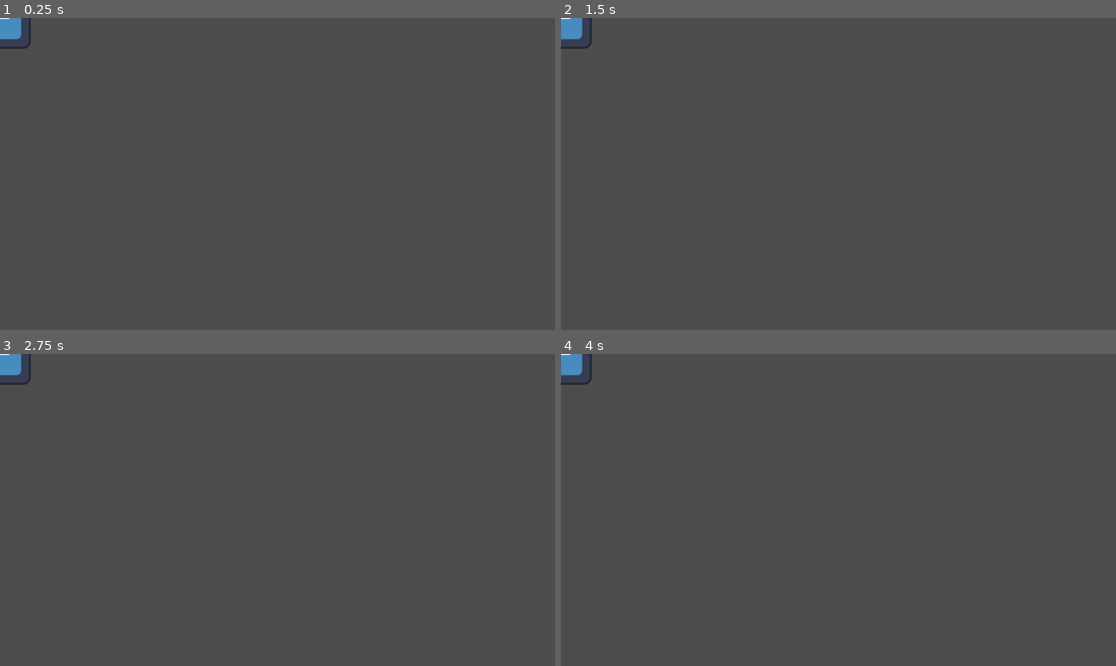
Above: before the commit, frames 1-4 (two rows, left to right).
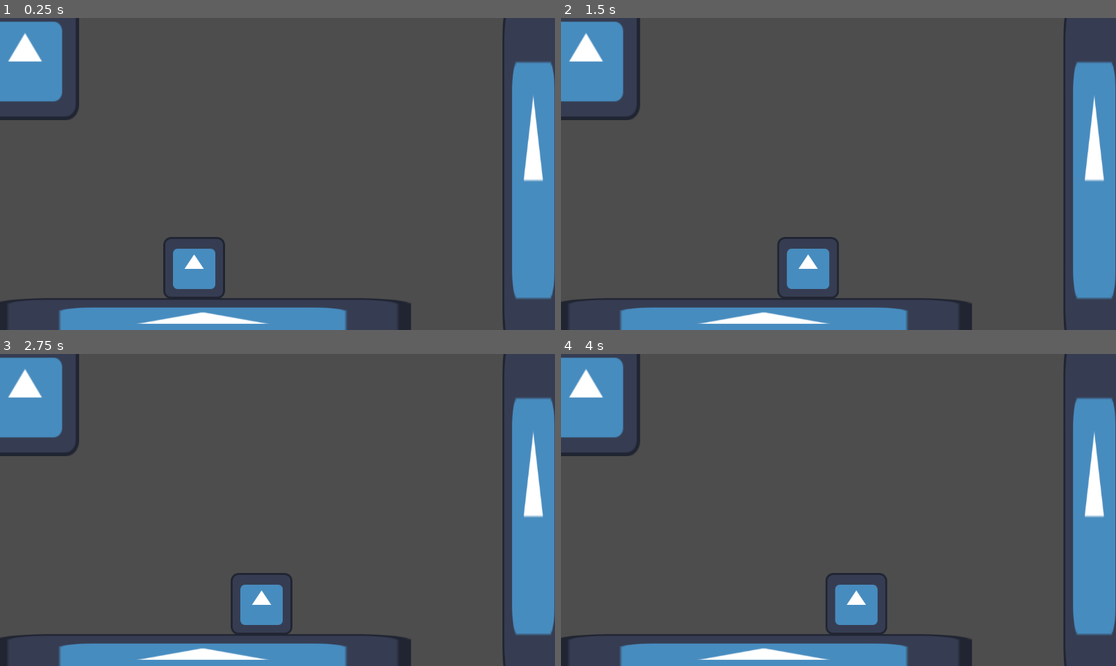
Above: after the commit, the same moments.

Repository: GamedevSuicraft/Laboratorio-de-Sistemas-de-Godot
Game: Godot game, scene res://tests/TestScene.tscn
Same seed, same stepped clock (60 frames per second), same inputs: the game is played once before the commit and once after it. The project has no main scene, so this scene is started directly. The engine's default icon, where the game draws it, is replaced by a stand-in: a white triangle on a blue panel in a dark square.
Inputs:
- Up to frame 1 (0.25 s): no input
- Up to frame 2 (1.5 s): tap Enter (ui_accept) at 0.5, 0.6, 0.77, 1.07, 1.35 s; hold Right (ui_right) 0.53-1.28 s; hold Left (ui_left) from 1.28 s (still down)
- Up to frame 3 (2.75 s): tap Enter (ui_accept) at 1.52, 1.82, 2.1 s; release Left (ui_left) at 2.03 s; hold Right (ui_right) from 2.03 s (still down)
- Up to frame 4 (4 s): tap Enter (ui_accept) at 2.85, 3.02, 3.32, 3.6, 3.77 s; release Right (ui_right) at 3.53 s; hold Left (ui_left) from 3.53 s (still down)

The runs differ from the first frame. In frame 1, 15% of the frame differs, in the area x 0-100%, y 0-100%; in frame 2, 15%; in frame 3, 15%; in frame 4, 15%.

Commit message:
Inventory System + 2d platformer movement + 2d rpg movement + 3d movement

Diff:
--- /dev/null
+++ b/2d_systems/Movement/Platformer/PlatformerMovementComponent.gd
@@ -0,0 +1,21 @@
+class_name PlatformerMovementComponent extends Node
+
+@export var speed: float = 200.0
+@export var jump_velocity: float = 800.0
+@export var gravity_multiplier: float = 1.0
+
+
+func move_and_jump(body: CharacterBody2D, direction_x: float, jump_pressed: bool, delta: float) -> void:
+	var gravity = ProjectSettings.get_setting("physics/2d/default_gravity") * gravity_multiplier
+
+	# Apply gravity
+	if not body.is_on_floor():
+		body.velocity.y += gravity * delta
+
+	# Jump
+	if jump_pressed and body.is_on_floor():
+		body.velocity.y = -jump_velocity  # In 2D the y-axis is inverted (points down)
+
+	# Horizontal movement
+	body.velocity.x = direction_x * speed
+	body.move_and_slide()
--- /dev/null
+++ b/2d_systems/Movement/Platformer/PlatformerMovementComponent.tscn
@@ -0,0 +1,6 @@
+[gd_scene format=3 uid="uid://d2bbqd4k8drb4"]
+
+[ext_resource type="Script" uid="uid://brurjxwkhi0c" path="res://2d_systems/Movement/Platformer/PlatformerMovementComponent.gd" id="1_adbom"]
+
+[node name="PlatformerMovementComponent" type="Node" unique_id=1594160203]
+script = ExtResource("1_adbom")
--- /dev/null
+++ b/2d_systems/Movement/TopDown/TopDownMovementComponent.gd
@@ -0,0 +1,7 @@
+class_name TopDownMovementComponent extends Node
+
+@export var speed: float = 200.0
+
+func move(body: CharacterBody2D, direction: Vector2):
+	body.velocity = direction.normalized() * speed
+	body.move_and_slide()
--- /dev/null
+++ b/2d_systems/Movement/TopDown/TopDownMovementComponent.tscn
@@ -0,0 +1,3 @@
+[gd_scene format=3 uid="uid://c7mfcsftdo58v"]
+
+[node name="TopDownMovementComponent" type="Node" unique_id=2059961166]
--- /dev/null
+++ b/3d_systems/Movement/VelocityComponent3D.gd
@@ -0,0 +1,22 @@
+class_name VelocityComponent3D extends Node
+
+@export var speed: float = 10.0
+@export var jump_velocity: float = 800
+@export var gravity_multiplier: float = 1.0
+
+
+func move_and_jump(body: CharacterBody3D, direction: Vector3, jump_pressed: bool, delta: float) -> void:
+	var gravity = ProjectSettings.get_setting("physics/3d/default_gravity") * gravity_multiplier
+
+	# Apply gravity
+	if not body.is_on_floor():
+		body.velocity.y -= gravity * delta
+
+	# Jump
+	if jump_pressed and body.is_on_floor():
+		body.velocity.y = jump_velocity
+
+	# Horizontal movement
+	body.velocity.x = direction.x * speed
+	body.velocity.z = direction.z * speed
+	body.move_and_slide()
--- /dev/null
+++ b/3d_systems/Movement/VelocityComponent3D.tscn
@@ -0,0 +1,3 @@
+[gd_scene format=3 uid="uid://csnqxrc8mlvaq"]
+
+[node name="VelocityComponent3d" type="Node" unique_id=1731084662]
--- a/generic_systems/InventorySystem/InventoryComponent.gd
+++ b/generic_systems/InventorySystem/InventoryComponent.gd
@@ -4,6 +4,7 @@
 
 @export var max_slots: int = 10
 @export var slots: Array[InventorySlot] = []
+
 
 func add_item(item: GameItem, amount: int = 1) -> bool:
 	# add items in existing slots
@@ -30,3 +31,31 @@
 
 	inventory_changed.emit()
 	return true
+
+
+func remove_item_from_slot(slot: InventorySlot, amount: int = 1):
+	if not slots.has(slot):
+		print("This slot is not owned by this inventory")
+		return
+
+	if amount > slot.quantity:
+		print("The amount to remove is bigger than the quantity in the slot")
+		return
+
+	slot.quantity -= amount
+
+	if slot.quantity <= 0:
+		slots.erase(slot)
+
+	inventory_changed.emit()
+
+
+func clar_slot(slot: InventorySlot) -> void:
+	if slots.has(slot):
+		slots.erase(slot)
+		inventory_changed.emit()
+
+
+func clear_inventory() -> void:
+	slots.clear()
+	inventory_changed.emit()
--- a/tests/TestScene.tscn
+++ b/tests/TestScene.tscn
@@ -1,10 +1,12 @@
 [gd_scene format=3 uid="uid://dtc8jxp8mhtdh"]
 
 [ext_resource type="Texture2D" uid="uid://hcyv6ueti2yx" path="res://assets/icon.svg" id="1_3hrl3"]
+[ext_resource type="Script" uid="uid://d1amp34o42lsa" path="res://tests/playerController.gd" id="1_ohf2y"]
 [ext_resource type="PackedScene" uid="uid://pyko66saur7i" path="res://generic_systems/InventorySystem/InventoryComponent.tscn" id="2_4lxj7"]
 [ext_resource type="PackedScene" uid="uid://crug6qa6iky2h" path="res://generic_systems/HealthComponent/HealthComponent.tscn" id="3_2huul"]
 [ext_resource type="Script" uid="uid://dgdy76ouxixa8" path="res://generic_systems/InventorySystem/InventorySlot.gd" id="3_8v1k4"]
 [ext_resource type="Resource" uid="uid://bvmclqjjoj3vc" path="res://tests/inventorySystem/SwordItem.tres" id="4_xdg1e"]
+[ext_resource type="PackedScene" uid="uid://d2bbqd4k8drb4" path="res://2d_systems/Movement/Platformer/PlatformerMovementComponent.tscn" id="7_sxf6k"]
 
 [sub_resource type="RectangleShape2D" id="RectangleShape2D_lh280"]
 size = Vector2(125, 127)
@@ -16,18 +18,64 @@
 item = ExtResource("4_xdg1e")
 metadata/_custom_type_script = "uid://dgdy76ouxixa8"
 
+[sub_resource type="RectangleShape2D" id="RectangleShape2D_sxf6k"]
+size = Vector2(126, 750)
+
 [node name="TestScene" type="Node2D" unique_id=681866511]
 
-[node name="CharacterBody2D" type="CharacterBody2D" parent="." unique_id=413123963]
+[node name="Player" type="CharacterBody2D" parent="." unique_id=413123963]
+position = Vector2(403, 514)
+script = ExtResource("1_ohf2y")
 
-[node name="Sprite2D" type="Sprite2D" parent="CharacterBody2D" unique_id=1269026731]
+[node name="Sprite2D" type="Sprite2D" parent="Player" unique_id=1269026731]
 texture = ExtResource("1_3hrl3")
 
-[node name="CollisionShape2D" type="CollisionShape2D" parent="CharacterBody2D" unique_id=1911636311]
+[node name="CollisionShape2D" type="CollisionShape2D" parent="Player" unique_id=1911636311]
 position = Vector2(-1.5, -0.5)
 shape = SubResource("RectangleShape2D_lh280")
 
-[node name="InventoryComponent" parent="CharacterBody2D" unique_id=2135248304 instance=ExtResource("2_4lxj7")]
+[node name="InventoryComponent" parent="Player" unique_id=2135248304 instance=ExtResource("2_4lxj7")]
 slots = Array[ExtResource("3_8v1k4")]([SubResource("Resource_ohf2y")])
 
-[node name="HealthComponent" parent="CharacterBody2D" unique_id=355069222 instance=ExtResource("3_2huul")]
+[node name="HealthComponent" parent="Player" unique_id=355069222 instance=ExtResource("3_2huul")]
+
+[node name="PlatformerMovementComponent" parent="Player" unique_id=1594160203 instance=ExtResource("7_sxf6k")]
+jump_velocity = -400.0
+
+[node name="StaticBody2D" type="StaticBody2D" parent="." unique_id=1484478081]
+position = Vector2(51.999985, -18.000002)
+scale = Vector2(1.7509887, 0.33747473)
+
+[node name="Sprite2D" type="Sprite2D" parent="StaticBody2D" unique_id=1226357175]
+position = Vector2(0, 309.5)
+scale = Vector2(1, 5.8359375)
+texture = ExtResource("1_3hrl3")
+
+[node name="CollisionShape2D" type="CollisionShape2D" parent="StaticBody2D" unique_id=443430305]
+position = Vector2(0, 310)
+shape = SubResource("RectangleShape2D_sxf6k")
+
+[node name="StaticBody2D2" type="StaticBody2D" parent="." unique_id=817026809]
+position = Vector2(1107, 16)
+
+[node name="Sprite2D" type="Sprite2D" parent="StaticBody2D2" unique_id=1228660954]
+position = Vector2(0, 309.5)
+scale = Vector2(1, 5.8359375)
+texture = ExtResource("1_3hrl3")
+
+[node name="CollisionShape2D" type="CollisionShape2D" parent="StaticBody2D2" unique_id=1998350797]
+position = Vector2(0, 310)
+shape = SubResource("RectangleShape2D_sxf6k")
+
+[node name="StaticBody2D3" type="StaticBody2D" parent="." unique_id=1487316031]
+position = Vector2(421, 591.00006)
+scale = Vector2(6.75099, 0.13747592)
+
+[node name="Sprite2D" type="Sprite2D" parent="StaticBody2D3" unique_id=266003667]
+position = Vector2(0, 309.5)
+scale = Vector2(1, 5.8359375)
+texture = ExtResource("1_3hrl3")
+
+[node name="CollisionShape2D" type="CollisionShape2D" parent="StaticBody2D3" unique_id=1513805756]
+position = Vector2(0, 310)
+shape = SubResource("RectangleShape2D_sxf6k")
--- /dev/null
+++ b/tests/playerController.gd
@@ -0,0 +1,10 @@
+extends CharacterBody2D
+
+@onready var health: HealthComponent = $HealthComponent
+@onready var inventory: InventoryComponent = $InventoryComponent
+@onready var movement: PlatformerMovementComponent = $PlatformerMovementComponent
+
+func _physics_process(delta: float) -> void:
+	var direction_x = Input.get_axis("ui_left", "ui_right")
+	var jump_pressed = Input.is_action_just_pressed("ui_accept")
+	movement.move_and_jump(self, direction_x, jump_pressed, delta)
Not shown, added: 2d_systems/Movement/Platformer/PlatformerMovementComponent.gd.uid
Not shown, added: 2d_systems/Movement/TopDown/TopDownMovementComponent.gd.uid
Not shown, added: 3d_systems/Movement/VelocityComponent3D.gd.uid
Not shown, added: tests/playerController.gd.uid
